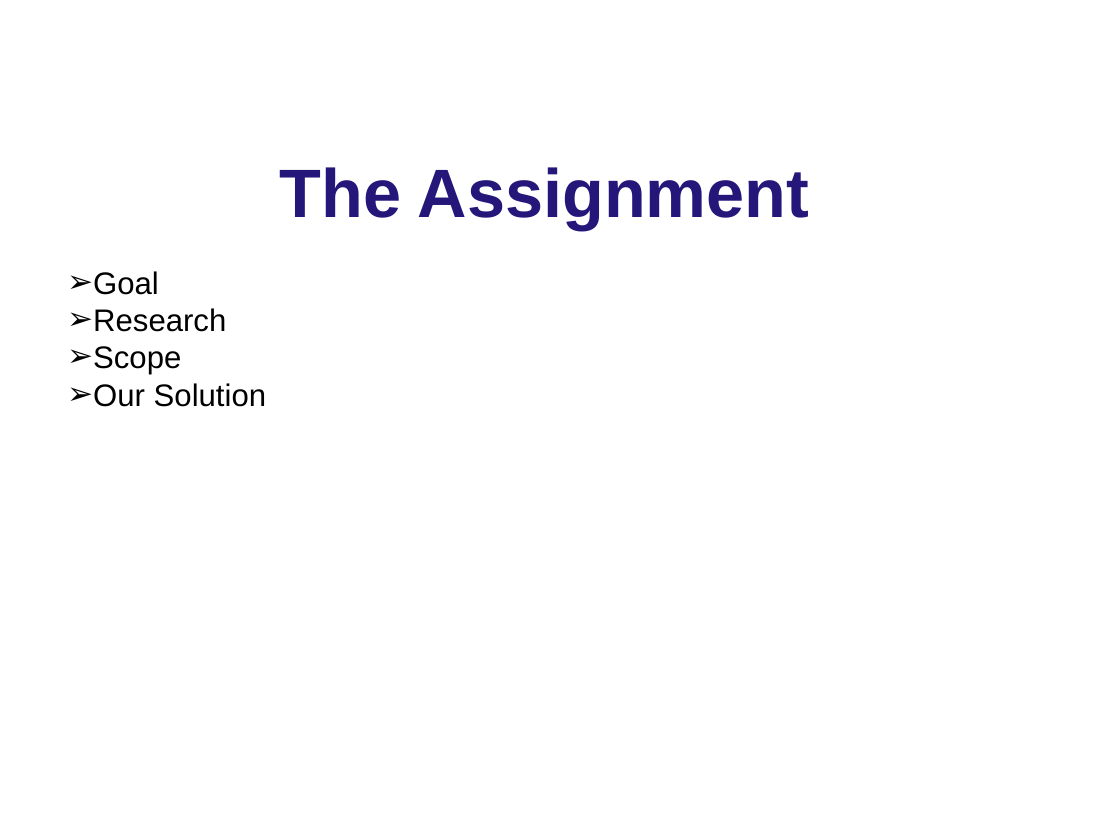
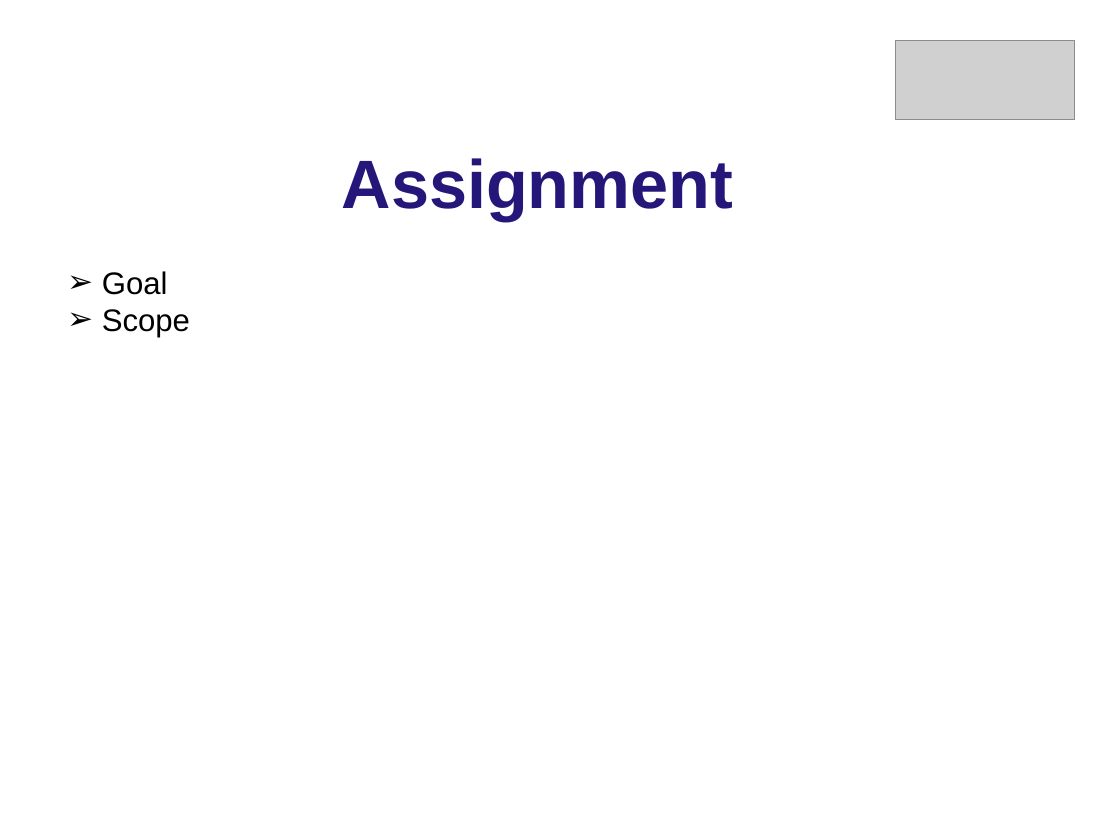
Before and after one commit to MoonshotNL/moonshotdocuments, a slide deck: slide 4 of Presentations/Final presentation.pptx. Drawn at 1120x840 pixels with LibreOffice and Linux fonts; fonts in the diff are those of the drawing; grey boxes stand for pictures; background and template pictures are left out. Boxes give left, top, right and bottom in pixels: in the first picture for what was removed or moved away, otherwise in the second. Text is boxed around its words. In the diff, an @@ line names an element or a change of style, - is before the commit and + after.

Commit message:
Updated research reports and presentations.

```diff
--- a/Presentations/Final presentation.pptx
+++ b/Presentations/Final presentation.pptx
@@ picture added at [895,40,1074,120] @@
@@ text at [342,158,733,221]: text changed @@
-The Assignment
+Assignment
@@ text at [93,308,226,332]: paragraph removed @@
-➢ Research
@@ text at [93,383,267,407]: paragraph removed @@
-➢ Our Solution
```
Also in this commit, not shown: 27 other slides changed, 7 slides added, 1 slide removed, 4 other files.
